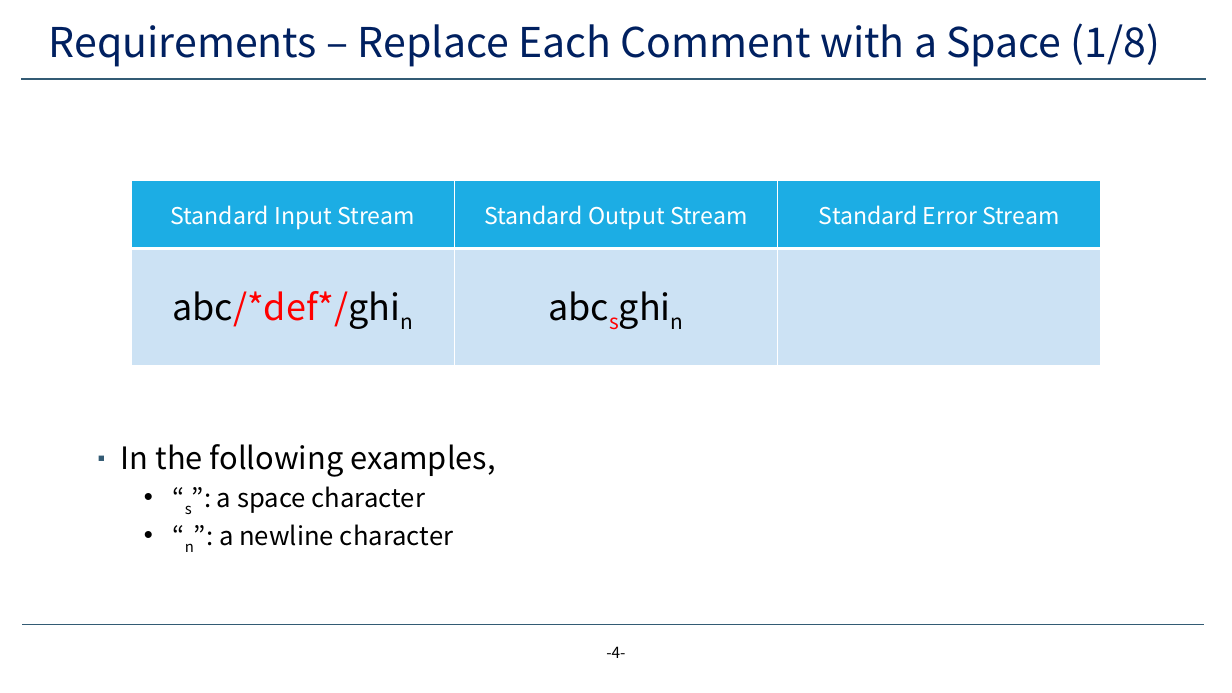
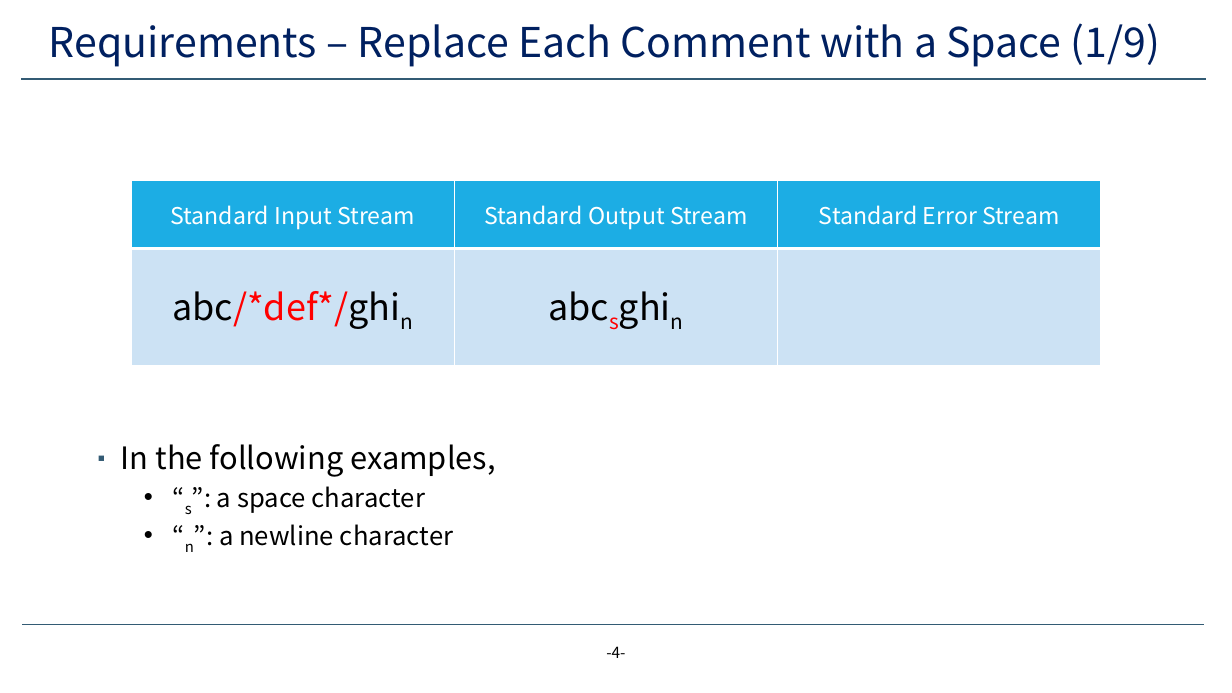
Before and after one commit to yeonjae11/3_2_SYSTEM, a slide deck: slide 4 of assignment1/lab-1-decommenter.pptx. Drawn at 1232x693 pixels with LibreOffice and Linux fonts; fonts in the diff are those of the drawing; background and template pictures are left out. Boxes give left, top, right and bottom in pixels: in the first picture for what was removed or moved away, otherwise in the second. Text is boxed around its words. In the diff, an @@ line names an element or a change of style, - is before the commit and + after.

```diff
--- a/assignment1/lab-1-decommenter.pptx
+++ b/assignment1/lab-1-decommenter.pptx
@@ title at box(49, 23, 1160, 67): text changed @@
-Requirements – Replace Each Comment with a Space (1/8)
+Requirements – Replace Each Comment with a Space (1/9)
```
Also in this commit, not shown: 11 other slides changed, 1 slide added, 2 other files.
